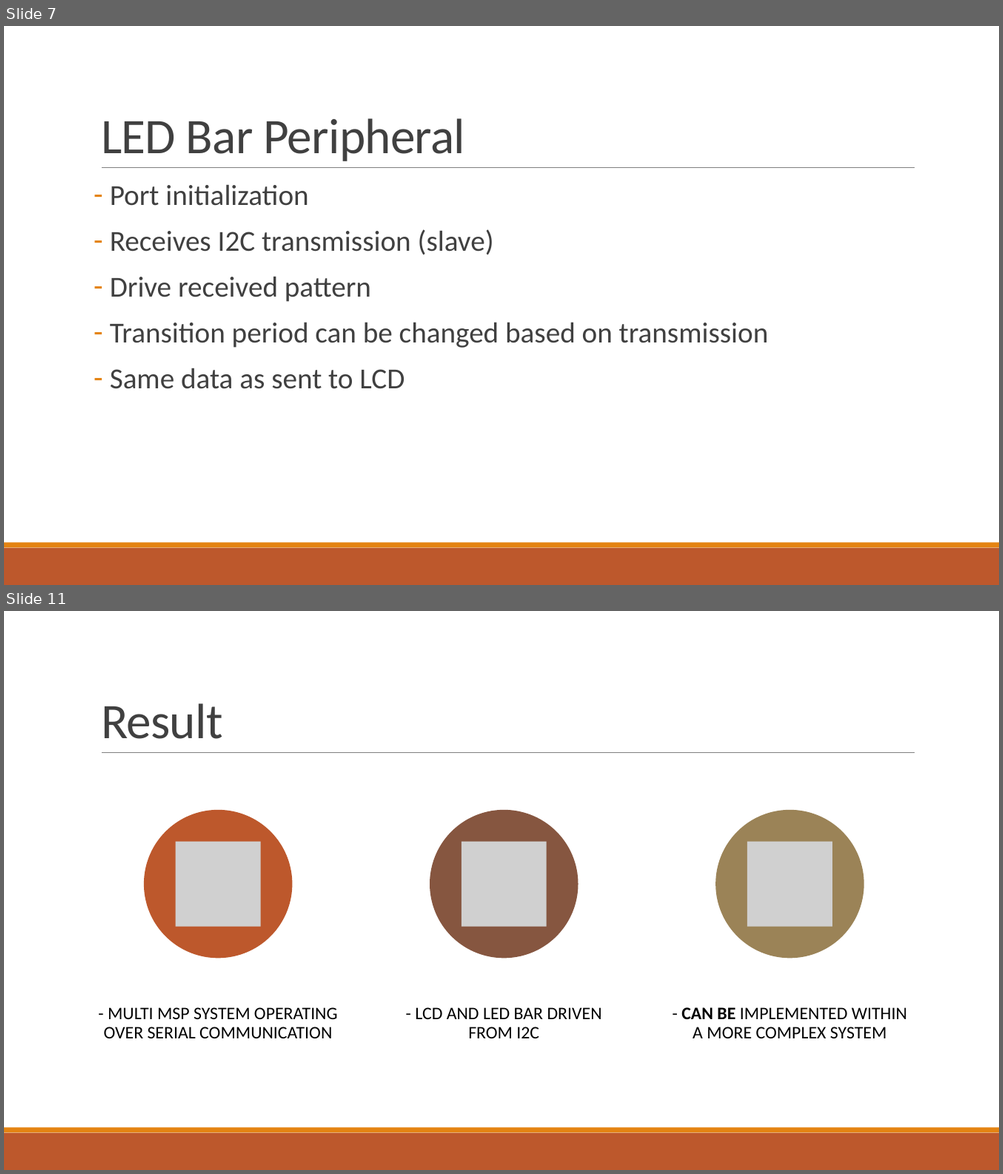
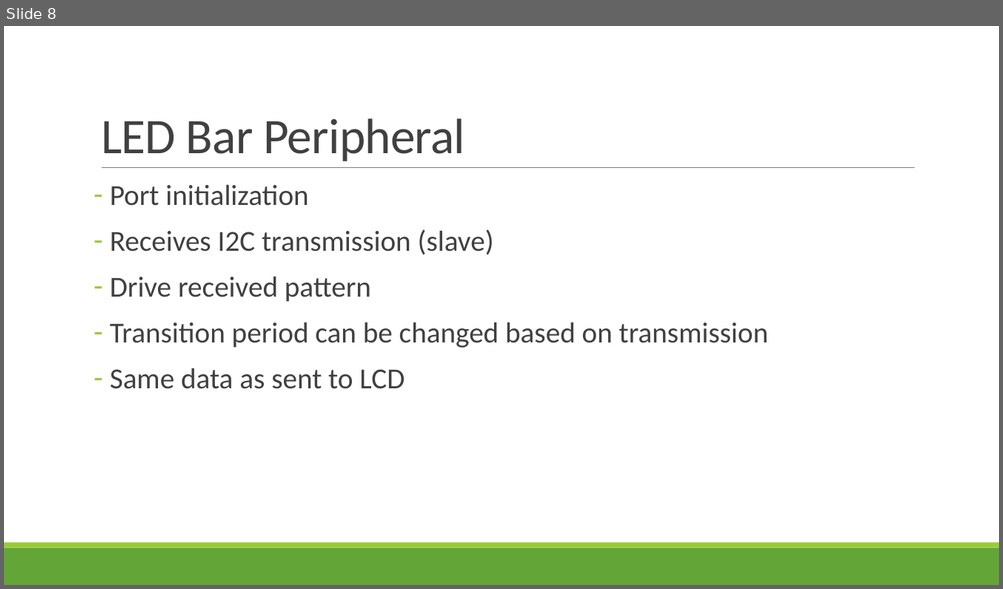
Before and after one commit to msu-eele-465/project5-aaron-beau, a slide deck: docs/assets/project5-presentation.pptx. Shown one above the other, each under a label of ours: slides 7 and 11 before the commit, slide 8 after it; the slides between them are not shown. The pictures are 1003x1174 and 1003x589 pixels, drawn with LibreOffice and Linux fonts; fonts in the diff are those of the drawing; grey boxes stand for pictures. Boxes give left, top, right and bottom in pixels: in the first picture for what was removed or moved away, otherwise in the second. Text is boxed around its words. In the diff, an @@ line names an element or a change of style, - is before the commit and + after.

```diff
--- a/docs/assets/project5-presentation.pptx
+++ b/docs/assets/project5-presentation.pptx
@@ slide 11 removed at <box>4,611,999,1170</box>, background #FFFFFF; not listed: 3 template elements that a slide beside it also shows @@
@@ title removed at <box>101,703,223,739</box> @@
-Result
@@ group removed at <box>104,810,907,1039</box>: 3 ellipses, 3 pictures, 3 texts @@
-- MULTI MSP SYSTEM OPERATING OVER SERIAL COMMUNICATION
-- LCD AND LED BAR DRIVEN FROM I2C
-- CAN BE IMPLEMENTED WITHIN A MORE COMPLEX SYSTEM
@@ what was slide 7 is now slide 8 @@
@@ slide 8 changed as well @@
@@ text "Port initialization" at <box>110,184,768,389</box>: bullet colour #E48312 to #99CB38 @@
@@ rectangle at <box>4,548,999,585</box>: fill #BD582C to #63A537 @@
@@ rectangle at <box>4,543,999,548</box>: fill #E48312 to #99CB38 @@
```
Also in this commit, not shown: 5 other slides changed, 4 slides added, 4 other slides removed.
